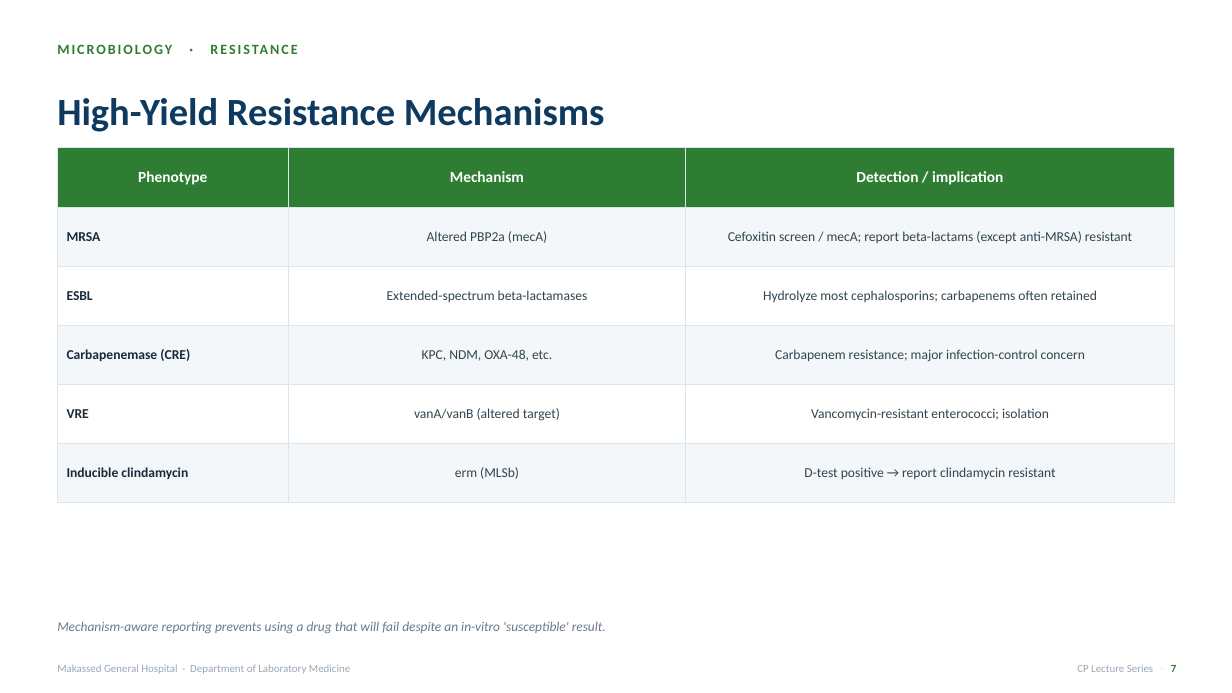
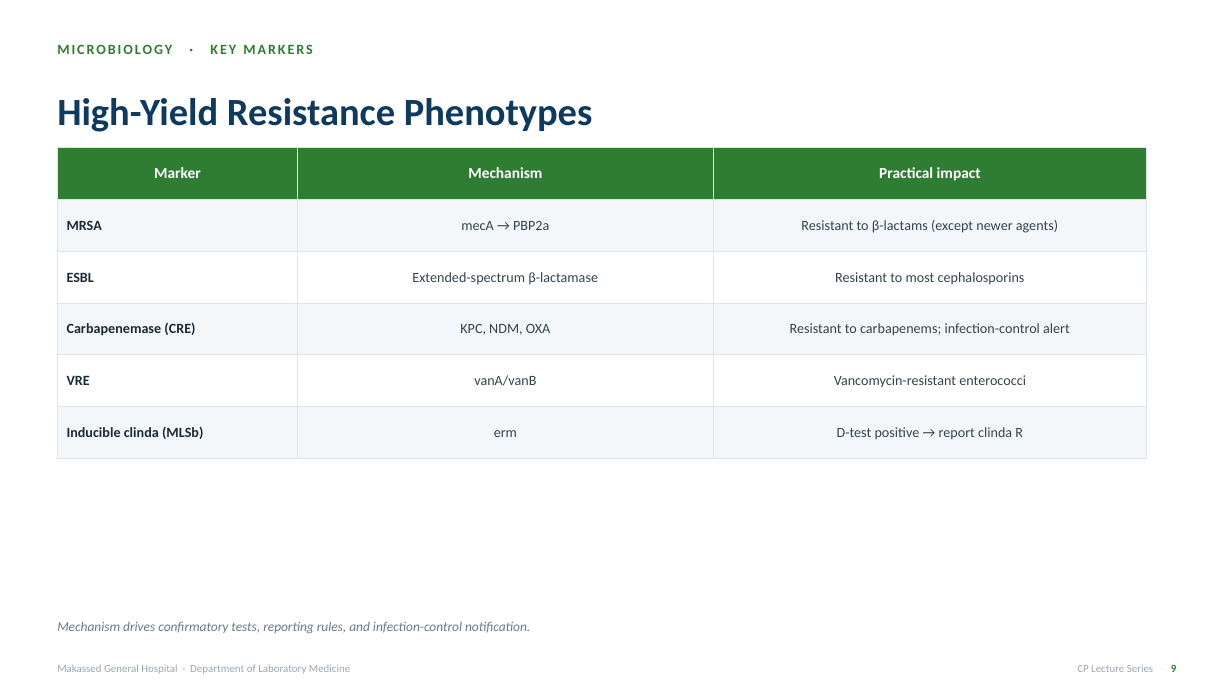
Before and after one commit to omarzbaba/makassed-cp-curriculum, a slide deck: slide 11 of decks/Micro_03_Antimicrobial-Susceptibility-Testing.pptx (slide 9 before the commit). Drawn at 1232x693 pixels with LibreOffice and Linux fonts; fonts in the diff are those of the drawing. Boxes give left, top, right and bottom in pixels: in the first picture for what was removed or moved away, otherwise in the second. Text is boxed around its words. In the diff, an @@ line names an element or a change of style, - is before the commit and + after.

```diff
--- a/decks/Micro_03_Antimicrobial-Susceptibility-Testing.pptx
+++ b/decks/Micro_03_Antimicrobial-Susceptibility-Testing.pptx
@@ text at (57, 44, 313, 54): text changed @@
-MICROBIOLOGY · RESISTANCE
+MICROBIOLOGY · KEY MARKERS
@@ text at (57, 98, 593, 132): text changed @@
-High-Yield Resistance Mechanisms
+High-Yield Resistance Phenotypes
@@ table at (57, 148, 1147, 443) @@
-row 1, column 1: Phenotype
+row 1, column 1: Marker
-row 1, column 3: Detection / implication
+row 1, column 3: Practical impact
-row 2, column 2: Altered PBP2a (mecA)
+row 2, column 2: mecA → PBP2a
-row 2, column 3: Cefoxitin screen / mecA; report beta-lactams (except anti-MRSA) resistant
+row 2, column 3: Resistant to β-lactams (except newer agents)
-row 3, column 2: Extended-spectrum beta-lactamases
+row 3, column 2: Extended-spectrum β-lactamase
-row 3, column 3: Hydrolyze most cephalosporins; carbapenems often retained
+row 3, column 3: Resistant to most cephalosporins
-row 4, column 2: KPC, NDM, OXA-48, etc.
+row 4, column 2: KPC, NDM, OXA
-row 4, column 3: Carbapenem resistance; major infection-control concern
+row 4, column 3: Resistant to carbapenems; infection-control alert
-row 5, column 2: vanA/vanB (altered target)
+row 5, column 2: vanA/vanB
-row 5, column 3: Vancomycin-resistant enterococci; isolation
+row 5, column 3: Vancomycin-resistant enterococci
-row 6: Inducible clindamycin | erm (MLSb) | D-test positive → report clindamycin resistant
+row 6: Inducible clinda (MLSb) | erm | D-test positive → report clinda R
@@ size 10.6 to 11 pt in "MRSA", "ESBL", "Carbapenemase (CRE)", "VRE" @@
@@ table: place and size @@
-table at (57, 148, 1175, 483)
+table at (57, 148, 1147, 443)
@@ text at (57, 621, 530, 633): text changed @@
-Mechanism-aware reporting prevents using a drug that will fail despite an in-vitro 'susceptible' result.
+Mechanism drives confirmatory tests, reporting rules, and infection-control notification.
@@ text at (1077, 665, 1177, 672): text changed @@
-CP Lecture Series · 7
+CP Lecture Series · 9
```
Also in this commit, not shown: 19 other slides changed, 5 slides added, 30 other files.
